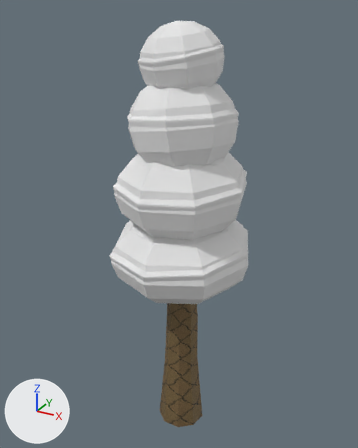
The OBJ model res/models/hillTree2/hillTree2.obj: old version first, new version second.
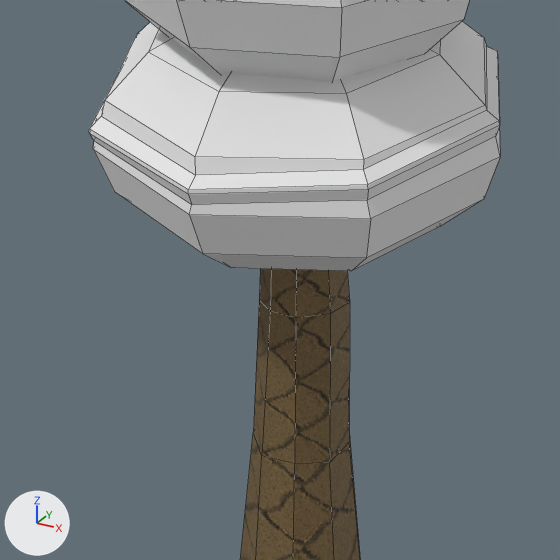
There are two pictures of each version: one whole from a 50 mm lens placed at (1.61, -2.97, 2.57), pointed at (-0.05, 0.06, 1.05), one close up on the part from 22% to 75% of the width and 47% to 90% of the height. The axes (+X, +Y, +Z) are drawn at lower left. The lights are the same throughout. The close-ups show mesh edges as thin lines. Where no turn or scale is listed for an object, it has been applied to the vertices.
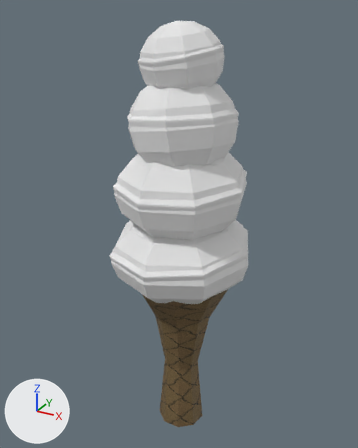
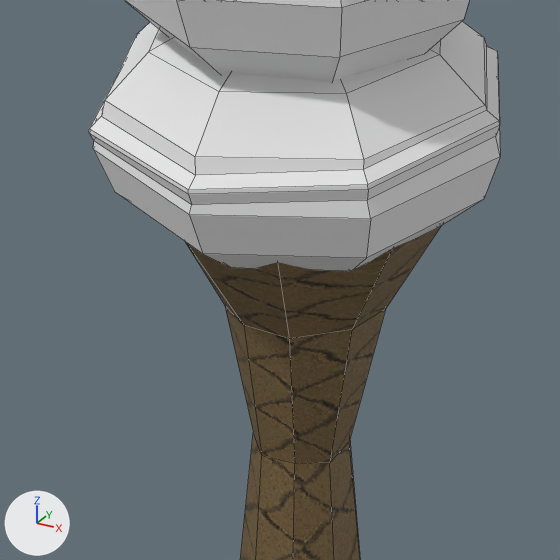
Patch to the scene script:
```diff
--- a/res/models/hillTree2/hillTree2.obj.py
+++ b/res/models/hillTree2/hillTree2.obj.py
@@ me_wood_cylinder @@
 # used by ob_wood_cylinder; location = (0.0, 0.0, 0.0)
-me_wood_cylinder.from_pydata(...)  # 36 vertices, 27 faces; spans x -0.188..0.194, y -0.183..0.193, z -0.719..0.732
+me_wood_cylinder.from_pydata(...)  # 36 vertices, 27 faces; spans x -0.428..0.434, y -0.412..0.436, z -0.719..0.732
+# me_wood_cylinder part 1: 18 of 36 vertices moved; they spanned x -0.121..0.129, y -0.119..0.111, z 0.302..0.732 and now span x -0.428..0.434, y -0.412..0.436, z 0.291..0.732; mean shift (0.0, 0.0, 0.0); largest move (0.101, 0.016, 0.732) -> (0.434, 0.075, 0.732)
 me_wood_cylinder.materials.append(mat_wood)
```

Boxes (x1, y1, x2, y2) around the edits, measured in the close-ups (560 x 560 px; the box of a moved part takes in the faces that stretch with it):
'wood_Cylinder', reshaped: before (240, 269, 361, 560); after (186, 226, 441, 560)
part 1 of me_wood_cylinder, moved or reshaped: before (253, 269, 350, 463); after (186, 226, 441, 463)
